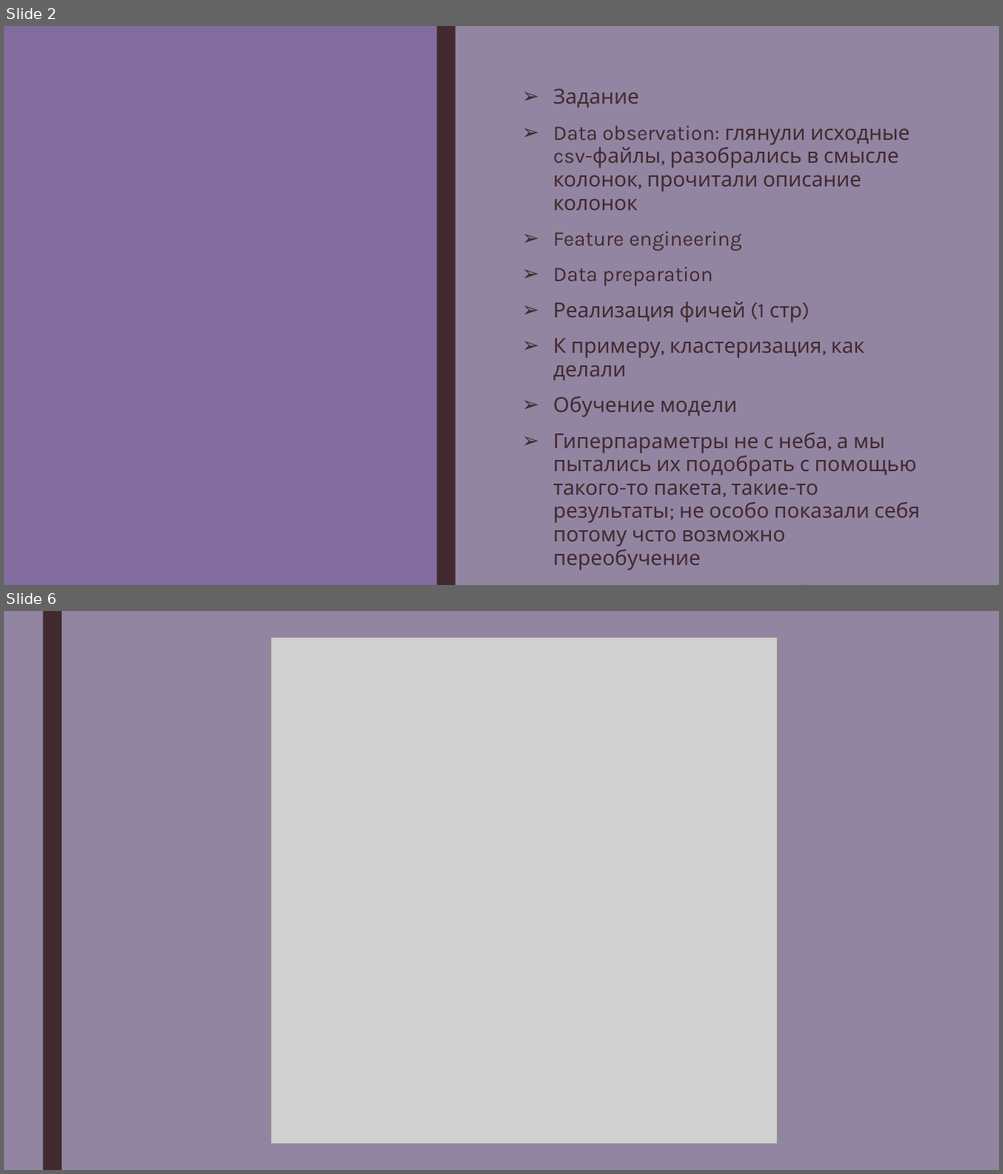
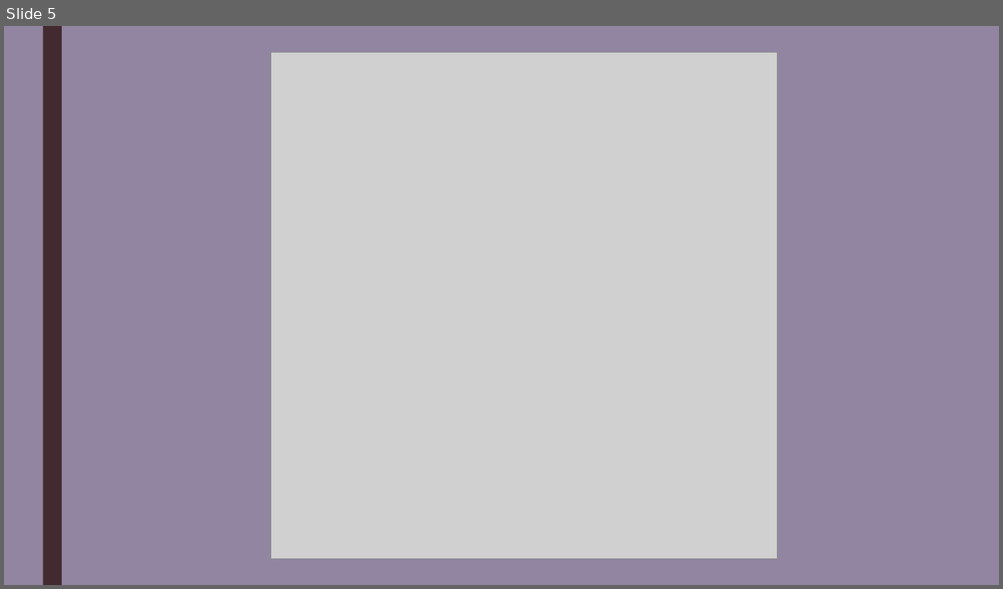
Before and after one commit to zumvanrin/DM_team_RIIID, a slide deck: Riid.pptx. Shown one above the other, each under a label of ours: slides 2 and 6 before the commit, slide 5 after it; the slides between them are not shown. The pictures are 1003x1174 and 1003x589 pixels, drawn with LibreOffice and Linux fonts; fonts in the diff are those of the drawing; grey boxes stand for pictures. Boxes give left, top, right and bottom in pixels: in the first picture for what was removed or moved away, otherwise in the second. Text is boxed around its words. In the diff, an @@ line names an element or a change of style, - is before the commit and + after.

```diff
--- a/Riid.pptx
+++ b/Riid.pptx
@@ slide 2 removed at (x1=4, y1=26, x2=999, y2=585), background #624F79 at 69% opacity @@
@@ rectangle removed at (x1=4, y1=26, x2=437, y2=585) @@
@@ rectangle removed at (x1=437, y1=26, x2=455, y2=585) @@
@@ text removed at (x1=553, y1=89, x2=920, y2=571) @@
-➢ Задание
-➢ Data observation: глянули исходные csv-файлы, разобрались в смысле колонок, прочитали описание колонок
-➢ Feature engineering
-➢ Data preparation
-➢ Реализация фичей (1 стр)
-➢ К примеру, кластеризация, как делали
-➢ Обучение модели
-➢ Гиперпараметры не с неба, а мы пытались их подобрать с помощью такого-то пакета, такие-то результаты; не особо показали себя потому чсто возможно переобучение
-➢ Картинка результата сабмита
@@ what was slide 6 is now slide 5 @@
```
Also in this commit, not shown: 4 slides changed, 2 slides added, 1 other slide removed.
